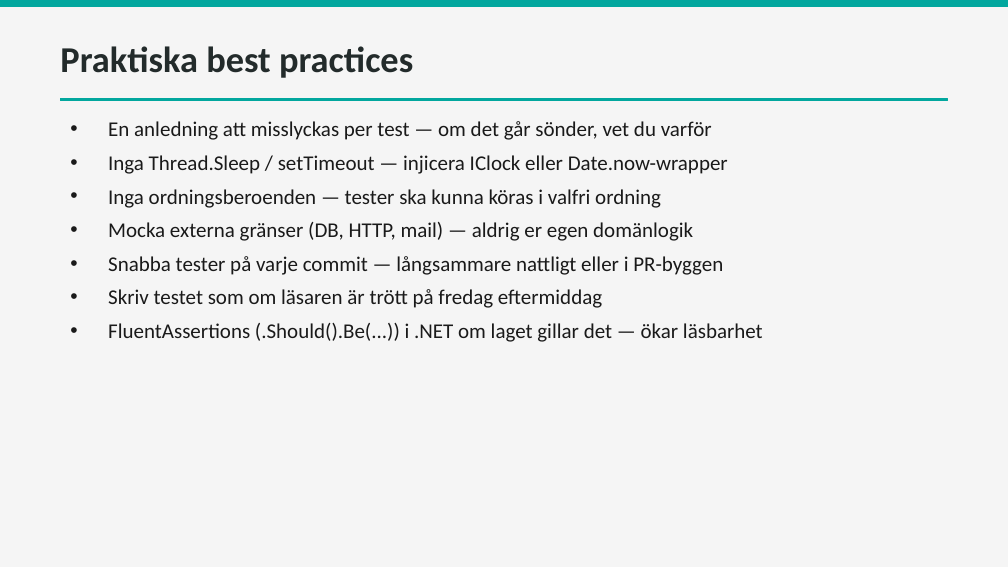
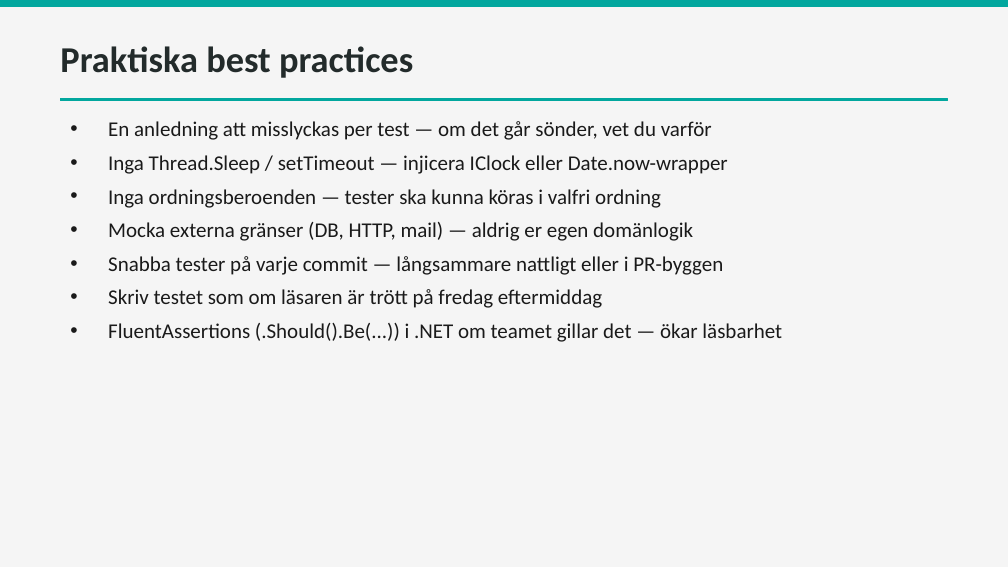
Before and after one commit to tfsjohan/testing-demos, a slide deck: slide 15 of Testning från noll.pptx. Drawn at 1008x567 pixels with LibreOffice and Linux fonts; fonts in the diff are those of the drawing. Boxes give left, top, right and bottom in pixels: in the first picture for what was removed or moved away, otherwise in the second. Text is boxed around its words. In the diff, an @@ line names an element or a change of style, - is before the commit and + after.

```diff
--- a/Testning från noll.pptx
+++ b/Testning från noll.pptx
@@ text at (108,323,782,342): text changed @@
-• FluentAssertions (.Should().Be(...)) i .NET om laget gillar det — ökar läsbarhet
+• FluentAssertions (.Should().Be(...)) i .NET om teamet gillar det — ökar läsbarhet
```
Also in this commit, not shown: 2 other slides changed.
